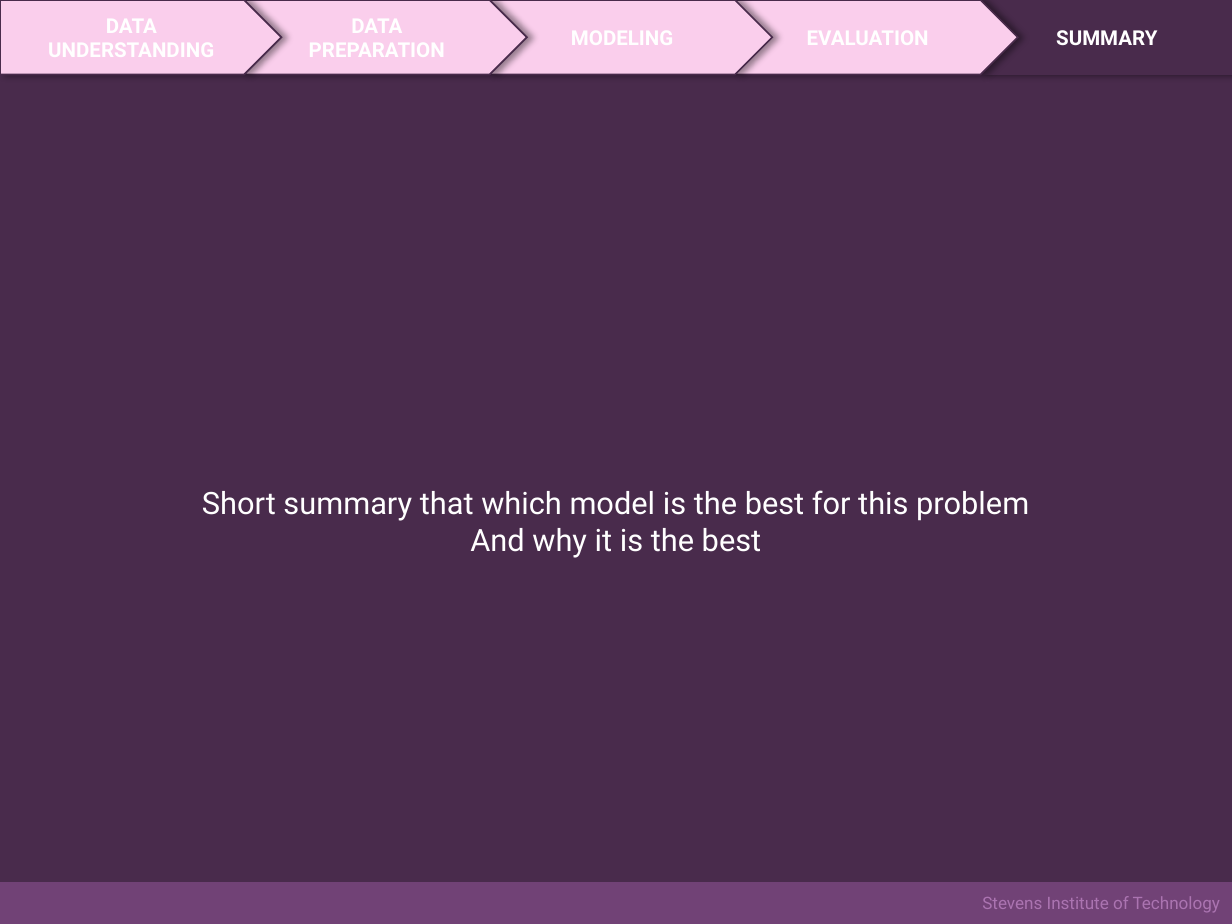
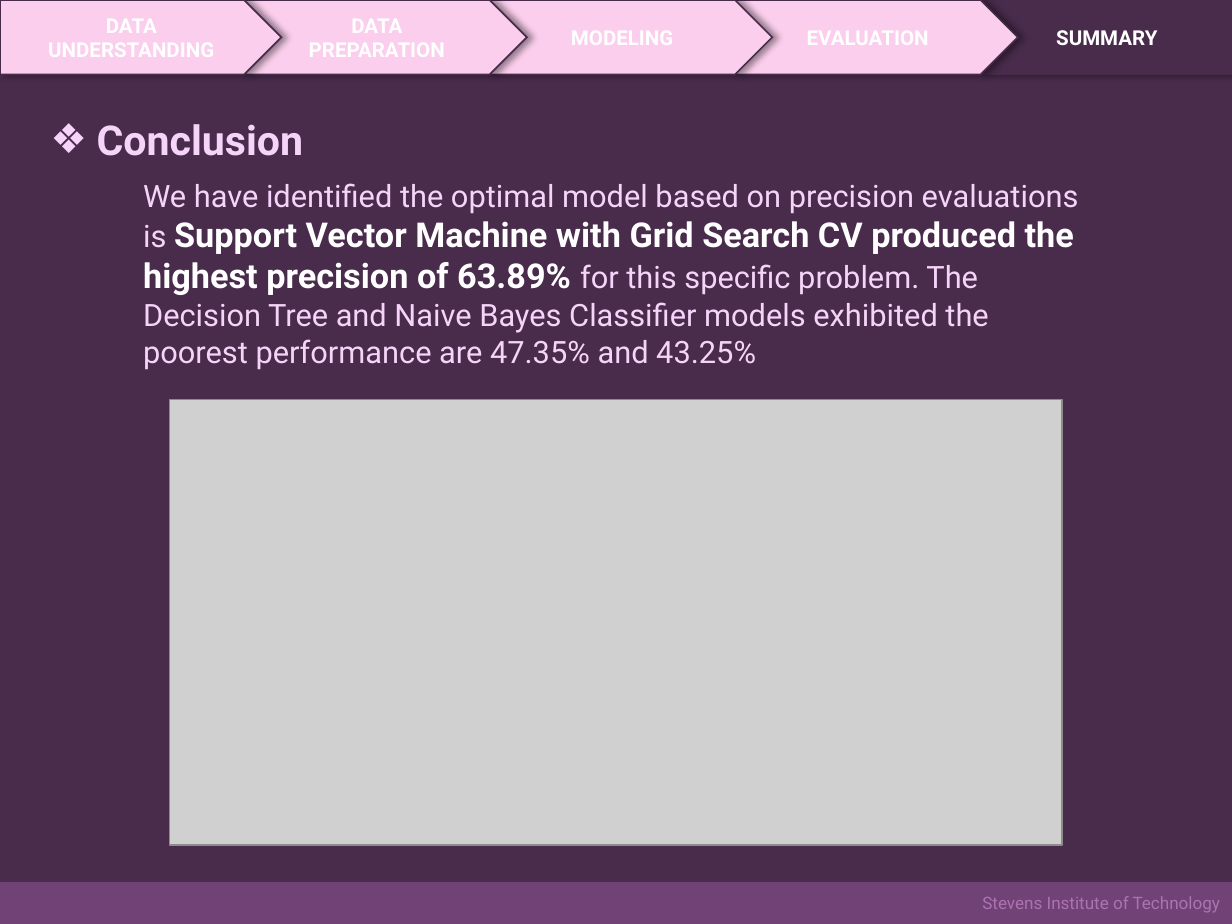
Before and after one commit to ohmthanap/Telecom-Customer-Churn-Predictions, a slide deck: slide 10 of PPT_Churn-Predictions-Telecom-Customer.pptx. Drawn at 1232x924 pixels with LibreOffice and Linux fonts; fonts in the diff are those of the drawing; grey boxes stand for pictures. Boxes give left, top, right and bottom in pixels: in the first picture for what was removed or moved away, otherwise in the second. Text is boxed around its words. In the diff, an @@ line names an element or a change of style, - is before the commit and + after.

```diff
--- a/PPT_Churn-Predictions-Telecom-Customer.pptx
+++ b/PPT_Churn-Predictions-Telecom-Customer.pptx
@@ text added at (97, 124, 304, 156), 24 pt, text #F6D4FA, bold @@
+❖ Conclusion
@@ text added at (143, 183, 1079, 370), 18 pt, text #F6D4FA @@
+We have identified the optimal model based on precision evaluations is Support Vector Machine with Grid Search CV produced the highest precision of 63.89% for this specific problem. The Decision Tree and Naive Bayes Classifier models exhibited the poorest performance are 47.35% and 43.25%
@@ picture added at (170, 399, 1062, 845) @@
@@ text removed at (202, 490, 1029, 558) @@
-Short summary that which model is the best for this problem
-And why it is the best
```
Also in this commit, not shown: 2 other slides changed, 1 slide added, 1 slide removed, 1 other file.
